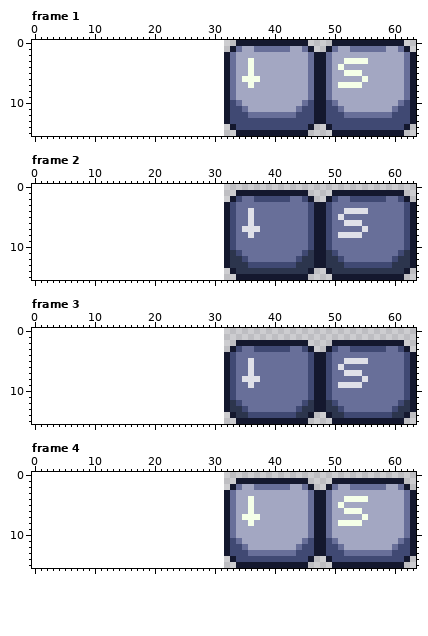
Pixel-art file, stored at saraqael/assets/ases/keyboard-down.ase. The first picture shows the starting point.
32x16 pixels, 4 frames. Shown: frame 1, frame 2, frame 3, frame 4. The old version is drawn lined up with the new one, on the new canvas. The commit also changed other frames, which this record leaves out.
New version:
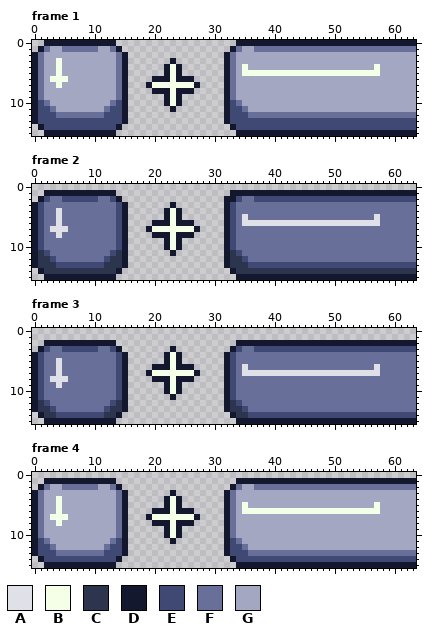
Palette (. is transparent): A #dfe0e8  B #f5ffe8  C #2c354d  D #14182e  E #404973  F #686f99  G #a3a7c2
Change:
canvas 32x16 -> 64x16, the old top-left corner now at 32,0
Changed rows in their new state; - is an unchanged pixel.
Frame 1:
first column x 0:
 0 --DDDDDDDDDDDD--------------------------------DDDD------------DD
 1 -DFGGFFFFFFGGFD----------------------------FF-FFFF-FF------FF-FF
 2 DFGGGGGGGGGGGGFD------------------------------GGGG------------GG
 3 DFGGBGGGGGGGGGFD-------D------------G---------GGGG--GGGG------GG
 4 DFGGBGGGGGGGGGFD------DBD----------BG---------GGGG-G-----B----GG
 5 DFGGBGGGGGGGGGFD------DBD----------B-BBBBBBBBBBBBBBB---BBB----GG
 6 DFGBBBGGGGGGGGFD----DDDBDDD--------GGG--------GGGG-----G------GG
 7 DFGGBGGGGGGGGGFD---DBBBBBBBD--------G---------GGGG-GGGG-------GG
 8 DFGGGGGGGGGGGGFD----DDDBDDD-------------------GGGG------------GG
 9 DFGGGGGGGGGGGGFD------DBD---------------------GGGG------------GG
10 DEFGGGGGGGGGGFED------DBD--------------------GGGGGG----------GGG
11 DEEFGGGGGGGGFEED-------D--------------------GGGGGGGG--------GGGG
12 DEEEFFFFFFFFEEED----------------------------FFFFFFFF--------FFFF
13 DEEEEEEEEEEEEEED-------------------------------EE--------------E
14 -DEEEEEEEEEEEED-------------------------------EEEE------------EE
15 --DDDDDDDDDDDD--------------------------------DDDD------------DD
Frame 2:
first column x 0:
 1 --DDDDDDDDDDDD-------------------D------------DDDD------------DD
 2 -DEFFEEEEEEFFED-----------------D----------EE-EEEE-EE------EE-EE
 3 DEFFFFFFFFFFFFED-------D----------------------FFFF------------FF
 4 DEFFAFFFFFFFFFED------DBD-----------F---------FFFF--FFFF------FF
 5 DEFFAFFFFFFFFFED------DBD----------AF---------FFFF-F-----A----FF
 6 DEFFAFFFFFFFFFED----DDDBDDD--------A-AAAAAAAAAAAAAAA---AAA----FF
 7 DEFAAAFFFFFFFFED---DBBBBBBBD-------FFF--------FFFF-----F------FF
 8 DEFFAFFFFFFFFFED----DDDBDDD---------F---------FFFF-FFFF-------FF
 9 DEFFFFFFFFFFFFED------DBD---------------------FFFF------------FF
10 DEFFFFFFFFFFFFED------DBD---------------------FFFF------------FF
11 DCEFFFFFFFFFFECD-------D---------------------FFFFFF----------FFF
12 DCCEFFFFFFFFECCD----------------------------FFFFFFFF--------FFFF
13 DCCCEEEEEEEECCCD----------------------------EEEEEEEE--------EEEE
14 -DCCCCCCCCCCCCD-------------------------------CCCC------------CC
15 --DDDDDDDDDDDD--------------------------------DDDD------------DD
Frame 3:
first column x 0:
 2 --DDDDDDDDDDDD--------------------------------DDDD------------DD
 3 -DEFFEEEEEEFFED--------D-------------------EE-EEEE-EE------EE-EE
 4 DEFFFFFFFFFFFFED------DBD---------------------FFFF------------FF
 5 DEFFAFFFFFFFFFED------DBD-----------F---------FFFF--FFFF------FF
 6 DEFFAFFFFFFFFFED----DDDBDDD--------AF---------FFFF-F-----A----FF
 7 DEFFAFFFFFFFFFED---DBBBBBBBD-------A-AAAAAAAAAAAAAAA---AAA----FF
 8 DEFAAAFFFFFFFFED----DDDBDDD--------FFF--------FFFF-----F------FF
 9 DEFFAFFFFFFFFFED------DBD-----------F---------FFFF-FFFF-------FF
10 DEFFFFFFFFFFFFED------DBD---------------------FFFF------------FF
11 DEFFFFFFFFFFFFED-------D----------------------FFFF------------FF
12 DCEFFFFFFFFFFECD-----------------------------FFFFFF----------FFF
13 DCCEFFFFFFFFECCD----------------------------FFFFFFFF--------FFFF
14 -DCCEEEEEEEECCD-----------------------------EEEEEEEE--------EEEE
15 --DDDDDDDDDDDD--------------------------------DDDD------------DD
Frame 4:
first column x 0:
 1 --DDDDDDDDDDDD--------------------------------DDDD------------DD
 2 -DFGGFFFFFFGGFD----------------------------FF-FFFF-FF------FF-FF
 3 DFGGGGGGGGGGGGFD-------D----------------------GGGG------------GG
 4 DFGGBGGGGGGGGGFD------DBD-----------G---------GGGG--GGGG------GG
 5 DFGGBGGGGGGGGGFD------DBD----------BG---------GGGG-G-----B----GG
 6 DFGGBGGGGGGGGGFD----DDDBDDD--------B-BBBBBBBBBBBBBBB---BBB----GG
 7 DFGBBBGGGGGGGGFD---DBBBBBBBD-------GGG--------GGGG-----G------GG
 8 DFGGBGGGGGGGGGFD----DDDBDDD---------G---------GGGG-GGGG-------GG
 9 DFGGGGGGGGGGGGFD------DBD---------------------GGGG------------GG
10 DFGGGGGGGGGGGGFD------DBD---------------------GGGG------------GG
11 DEFGGGGGGGGGGFED-------D---------------------GGGGGG----------GGG
12 DEEFGGGGGGGGFEED----------------------------GGGGGGGG--------GGGG
13 DEEEFFFFFFFFEEED----------------------------FFFFFFFF--------FFFF
14 -DEEEEEEEEEEEED-------------------------------EEEE------------EE
15 --DDDDDDDDDDDD--------------------------------DDDD------------DD
Pixel boxes of the changes (left, top, right, bottom) in both pictures:
added: (32, 40, 200, 136)
changed: (242, 40, 416, 136)
added: (32, 190, 200, 280)
changed: (224, 190, 416, 280)
added: (32, 340, 200, 424)
changed: (242, 340, 416, 424)
added: (32, 478, 200, 568)
changed: (242, 478, 416, 568)
